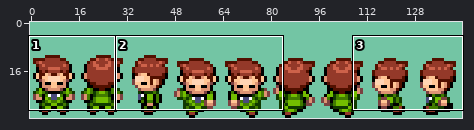
One commit to this sprite sheet: graphics/object_events/pics/people/man_2.png. The picture above shows the old version from afar; the outline marks the close-up.
Close-up. Before the commit:
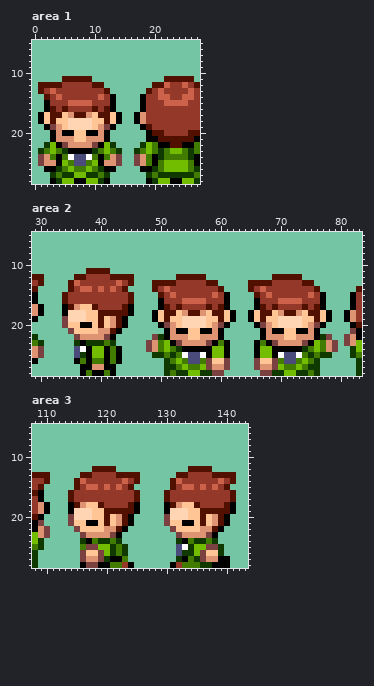
The file is 144x32 pixels. Shown: area 1: x 0..27, y 5..28; area 2: x 29..83, y 5..28; area 3: x 108..143, y 5..28.
New version:
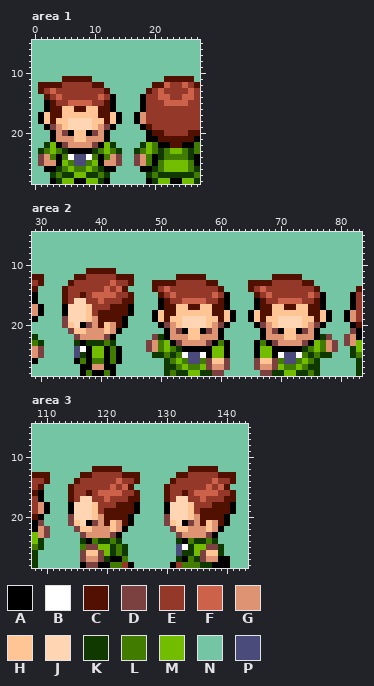
Palette (. is transparent): A #000000  B #ffffff  C #521000  D #7b4141  E #943929  F #cd624a  G #de9473  H #ffc594  J #ffd5b4  K #103900  L #417b00  M #73bd00  N #73c5a4  P #4a4a7b
Changes in this commit:
Area 1:
Colour E gives way to colour C in row 15 at x 3 and 12; in row 16 at x 4, 7 to 8 and 11.
Colour A gives way to colour D in row 20 at x 5 and 10.
Colour C gives way to colour H in row 16 at x 5 and 10; in row 17 at x 7 to 8.
Colour E gives way to colour H in row 16 at x 6 and 9.
Colour G gives way to colour H in row 17 at x 6 and 9.
Area 2:
Colour E gives way to colour C in row 15 at x 37; in row 16 at x 44, 51, 60, 67 and 76; in row 17 at x 42 to 43, 52, 55 to 56, 59, 68, 71 to 72 and 75.
Colour G gives way to colour C in row 19 at x 42.
Colour H gives way to colour C in row 19 at x 41.
Colour N gives way to colour C in row 11 at x 42; in row 14 at x 34.
Colour A gives way to colour D in row 20 at x 38; in row 21 at x 53, 58, 69 and 74.
Colour C gives way to colour E in row 12 at x 42; in row 14 at x 35; in row 17 at x 39.
Colour F gives way to colour E in row 13 at x 36 and 43; in row 14 at x 37 to 38, 40 and 42.
Colour H gives way to colour E in row 18 at x 39.
Colour E gives way to colour F in row 13 at x 42; in row 14 at x 41 and 43; in row 15 at x 39 to 42; in row 16 at x 40.
Colour C gives way to colour G in row 21 at x 42.
Colour H gives way to colour G in rows 19 to 20 at x 39; in row 21 at x 38 to 39.
Colour C gives way to colour H in row 17 at x 53, 58, 69 and 74; in row 18 at x 55 to 56 and 71 to 72.
Colour E gives way to colour H in row 17 at x 54, 57, 70 and 73.
Colour G gives way to colour H in row 18 at x 54, 57, 70 and 73; in row 21 at x 41.
Colour C gives way to colour J in row 17 at x 35.
Colour E gives way to colour J in row 16 at x 36 to 37.
Colour G gives way to colour J in row 17 at x 36.
Colour H gives way to colour J in row 17 at x 37; in row 20 at x 36.
Area 3:
Colour E gives way to colour C in row 16 at x 117 and 133; in row 17 at x 124 and 140; in row 18 at x 122 to 123 and 138 to 139.
Colour G gives way to colour C in row 20 at x 122 and 138.
Colour H gives way to colour C in row 20 at x 121 and 137.
Colour N gives way to colour C in row 12 at x 122 and 138; in row 15 at x 114 and 130.
Colour A gives way to colour D in row 21 at x 118 and 134.
Colour C gives way to colour E in row 13 at x 122 and 138; in row 15 at x 115 and 131; in row 18 at x 119 and 135.
Colour F gives way to colour E in row 14 at x 116, 123, 132 and 139; in row 15 at x 117 to 118, 120, 122, 133 to 134, 136 and 138.
Colour H gives way to colour E in row 19 at x 119 and 135.
Colour E gives way to colour F in row 14 at x 122 and 138; in row 15 at x 121, 123, 137 and 139; in row 16 at x 119 to 122 and 135 to 138; in row 17 at x 120 and 136.
Colour C gives way to colour G in row 22 at x 122 and 138.
Colour H gives way to colour G in rows 20 to 21 at x 119 and 135; in row 22 at x 118 to 119 and 134 to 135.
Colour G gives way to colour H in row 22 at x 121 and 137.
Colour C gives way to colour J in row 18 at x 115 and 131.
Colour E gives way to colour J in row 17 at x 116 to 117 and 132 to 133.
Colour G gives way to colour J in row 18 at x 116 and 132.
Colour H gives way to colour J in row 18 at x 117 and 133; in row 21 at x 116 and 132.
Changed places in both close-ups, as pixel boxes (x1, y1, x2, y2):
changed: (50, 100, 110, 136)
changed: (62, 268, 128, 334)
changed: (164, 298, 224, 334)
changed: (260, 298, 320, 334)
changed: (68, 466, 134, 532)
changed: (164, 466, 230, 532)
